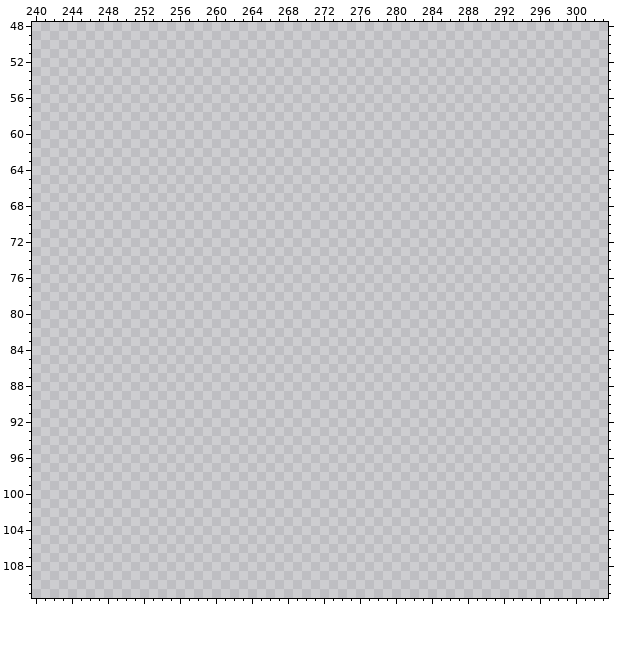
Pixel-art file, stored at docs/Sprite-0001.aseprite. The picture above is the old version.
640x640 pixels, 1 frame. Shown: x 240..303, y 48..111.
Now the later version:
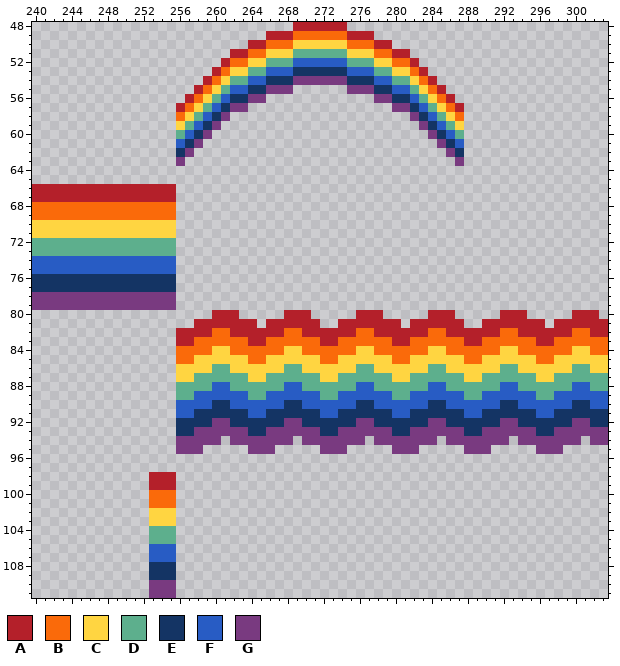
Palette (. is transparent): A #b4202a  B #fa6a0a  C #ffd541  D #5daf8d  E #143464  F #285cc4  G #793a80
Change:
Layer "Unicorn sprite":
y 48: x 269..274 ...... -> AAAAAA
y 49: x 266..277 ............ -> AAABBBBBBAAA
y 50: x 264..279 ................ -> AABBBCCCCCCBBBAA
y 51: x 262..281 .................... -> AABBCCCDDDDDDCCCBBAA
y 52: x 261..282 ...................... -> ABBCCDDDFFFFFFDDDCCBBA
y 53: x 260..283 ........................ -> ABCCDDFFFEEEEEEFFFDDCCBA
y 54: x 259..284 .......................... -> ABCDDFFEEEGGGGGGEEEFFDDCBA
y 55: x 258..268 ........... -> ABCDFFEEGGG; x 275..285 ........... -> GGGEEFFDCBA
y 56: x 257..265 ......... -> ABCDFEEGG; x 278..286 ......... -> GGEEFDCBA
y 57: x 256..263 ........ -> ABCDFEGG; x 280..287 ........ -> GGEFDCBA
y 58: x 256..261 ...... -> BCDFEG; x 282..287 ...... -> GEFDCB
y 59: x 256..260 ..... -> CDFEG; x 283..287 ..... -> GEFDC
y 60: x 256..259 .... -> DFEG; x 284..287 .... -> GEFD
y 61: x 256..258 ... -> FEG; x 285..287 ... -> GEF
y 62: x 256..257 .. -> EG; x 286..287 .. -> GE
y 63: x 256 . -> G; x 287 . -> G
y 66..67: x 240..255 ................ -> AAAAAAAAAAAAAAAA
y 68..69: x 240..255 ................ -> BBBBBBBBBBBBBBBB
y 70..71: x 240..255 ................ -> CCCCCCCCCCCCCCCC
y 72..73: x 240..255 ................ -> DDDDDDDDDDDDDDDD
y 74..75: x 240..255 ................ -> FFFFFFFFFFFFFFFF
y 76..77: x 240..255 ................ -> EEEEEEEEEEEEEEEE
y 78..79: x 240..255 ................ -> GGGGGGGGGGGGGGGG
y 80: x 260..262 ... -> AAA; x 268..270 ... -> AAA; x 276..278 ... -> AAA; x 284..286 ... -> AAA; x 292..294 ... -> AAA; x 300..302 ... -> AAA
y 81: x 258..264 ....... -> AAAAAAA; x 266..271 ...... -> AAAAAA; x 274..280 ....... -> AAAAAAA; x 282..287 ...... -> AAAAAA; x 290..296 ....... -> AAAAAAA; x 298..303 ...... -> AAAAAA
y 82: x 256..303 ................................................ -> AAAABBAAAAAABBAAAAAABBAAAAAABBAAAAAABBAAAAAABBAA
y 83: x 256..303 ................................................ -> AABBBBBBAABBBBBBAABBBBBBAABBBBBBAABBBBBBAABBBBBB
y 84: x 256..303 ................................................ -> BBBBCCBBBBBBCCBBBBBBCCBBBBBBCCBBBBBBCCBBBBBBCCBB
y 85: x 256..303 ................................................ -> BBCCCCCCBBCCCCCCBBCCCCCCBBCCCCCCBBCCCCCCBBCCCCCC
y 86: x 256..303 ................................................ -> CCCCDDCCCCCCDDCCCCCCDDCCCCCCDDCCCCCCDDCCCCCCDDCC
y 87: x 256..303 ................................................ -> CCDDDDDDCCDDDDDDCCDDDDDDCCDDDDDDCCDDDDDDCCDDDDDD
y 88: x 256..303 ................................................ -> DDDDFFDDDDDDFFDDDDDDFFDDDDDDFFDDDDDDFFDDDDDDFFDD
y 89: x 256..303 ................................................ -> DDFFFFFFDDFFFFFFDDFFFFFFDDFFFFFFDDFFFFFFDDFFFFFF
y 90: x 256..303 ................................................ -> FFFFEEFFFFFFEEFFFFFFEEFFFFFFEEFFFFFFEEFFFFFFEEFF
y 91: x 256..303 ................................................ -> FFEEEEEEFFEEEEEEFFEEEEEEFFEEEEEEFFEEEEEEFFEEEEEE
y 92: x 256..303 ................................................ -> EEEEGGEEEEEEGGEEEEEEGGEEEEEEGGEEEEEEGGEEEEEEGGEE
y 93: x 256..303 ................................................ -> EEGGGGGGEEGGGGGGEEGGGGGGEEGGGGGGEEGGGGGGEEGGGGGG
y 94: x 256..260 ..... -> GGGGG; x 262..268 ....... -> GGGGGGG; x 270..276 ....... -> GGGGGGG; x 278..284 ....... -> GGGGGGG; x 286..292 ....... -> GGGGGGG; x 294..300 ....... -> GGGGGGG; x 302..303 .. -> GG
y 95: x 256..258 ... -> GGG; x 264..266 ... -> GGG; x 272..274 ... -> GGG; x 280..282 ... -> GGG; x 288..290 ... -> GGG; x 296..298 ... -> GGG
y 98..99: x 253..255 ... -> AAA
y 100..101: x 253..255 ... -> BBB
y 102..103: x 253..255 ... -> CCC
y 104..105: x 253..255 ... -> DDD
y 106..107: x 253..255 ... -> FFF
y 108..109: x 253..255 ... -> EEE
y 110..111: x 253..255 ... -> GGG
Changed places in both pictures, as pixel boxes (x1, y1, x2, y2):
added: (32, 22, 608, 598)
